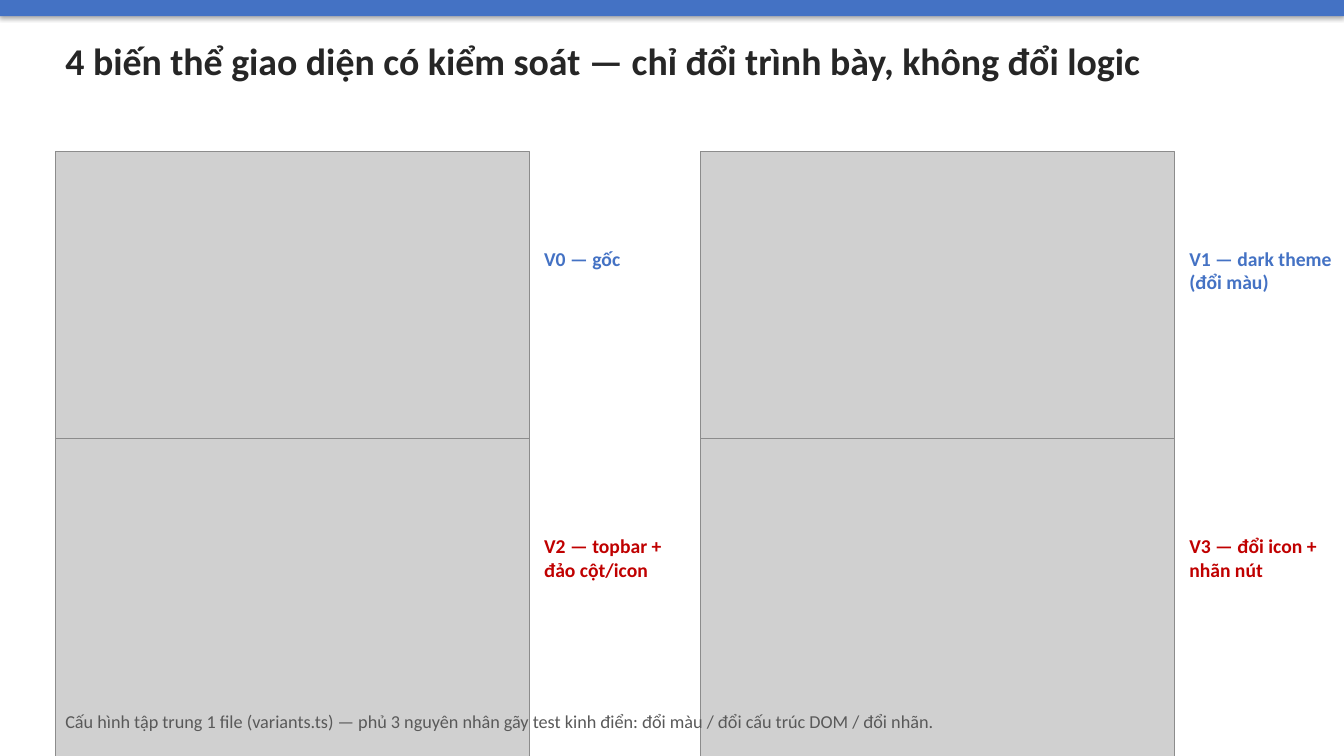
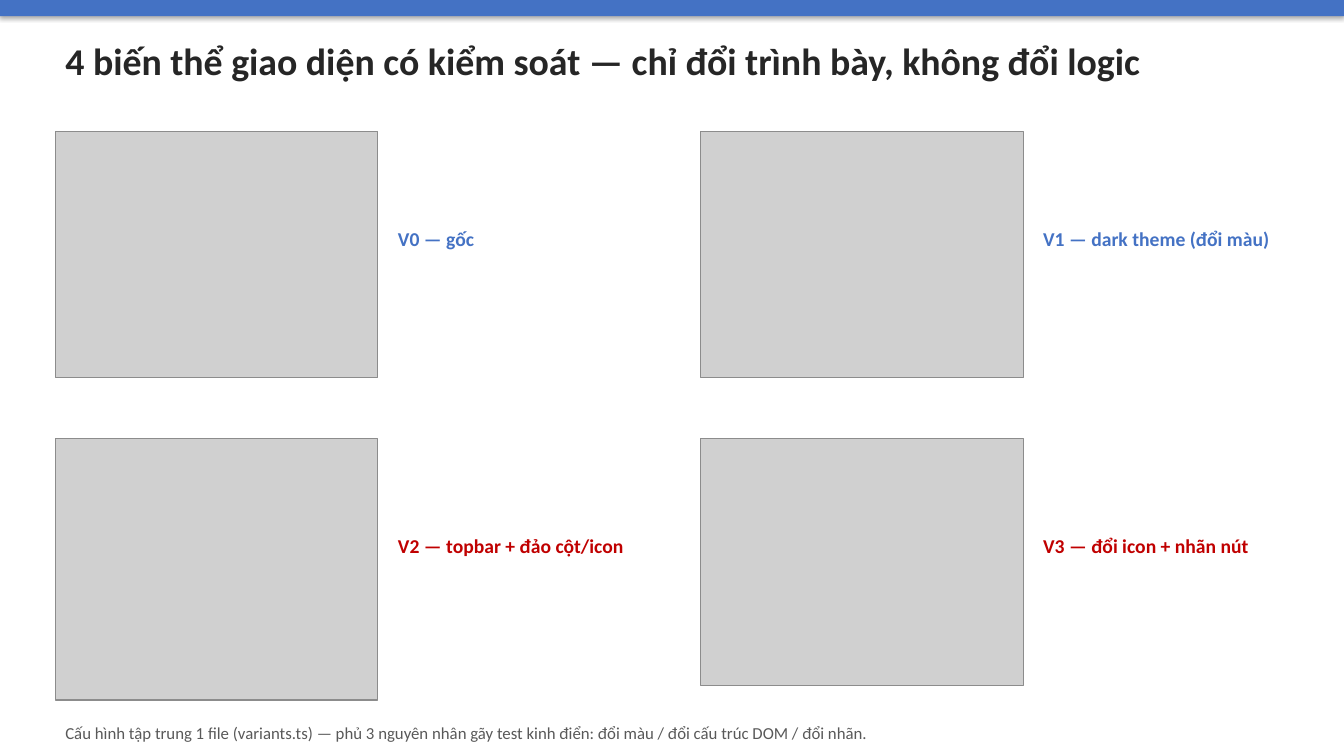
Before and after one commit to cpk/doanai, a slide deck: slide 7 of docs/bao-cao/slide-bao-ve.pptx. Drawn at 1344x756 pixels with LibreOffice and Linux fonts; fonts in the diff are those of the drawing; grey boxes stand for pictures. Boxes give left, top, right and bottom in pixels: in the first picture for what was removed or moved away, otherwise in the second. Text is boxed around its words. In the diff, an @@ line names an element or a change of style, - is before the commit and + after.

```diff
--- a/docs/bao-cao/slide-bao-ve.pptx
+++ b/docs/bao-cao/slide-bao-ve.pptx
@@ picture: place and size @@
-picture at <box>55,151,529,513</box>
+picture at <box>55,131,378,378</box>
@@ picture: place and size @@
-picture at <box>701,151,1175,513</box>
+picture at <box>701,131,1023,378</box>
@@ text "V0 — gốc": place and size @@
-text "V0 — gốc" at <box>544,251,620,270</box>
+text "V0 — gốc" at <box>398,231,474,250</box>
@@ text "V1 — dark theme (đổi ..." rewrapped from <box>1189,252,1331,292</box> to <box>1043,230,1269,249</box> @@
@@ picture: place and size @@
-picture at <box>55,439,529,756</box>
+picture at <box>55,439,378,701</box>
@@ picture: place and size @@
-picture at <box>701,439,1175,756</box>
+picture at <box>701,439,1023,686</box>
@@ text "V2 — topbar + đảo ..." rewrapped from <box>544,539,648,581</box> to <box>398,539,624,557</box> @@
@@ text "V3 — đổi icon + ..." rewrapped from <box>1189,537,1302,577</box> to <box>1043,537,1249,553</box> @@
@@ text "Cấu hình tập trung 1 ...": place and size @@
-text "Cấu hình tập trung 1 ..." at <box>65,713,933,733</box>
+text "Cấu hình tập trung 1 ..." at <box>65,726,867,742</box>
@@ text "Cấu hình tập trung 1 ..." at <box>65,726,867,742</box>: size 13 to 12 pt @@
```
Also in this commit, not shown: 6 other slides changed, 3 other files.
